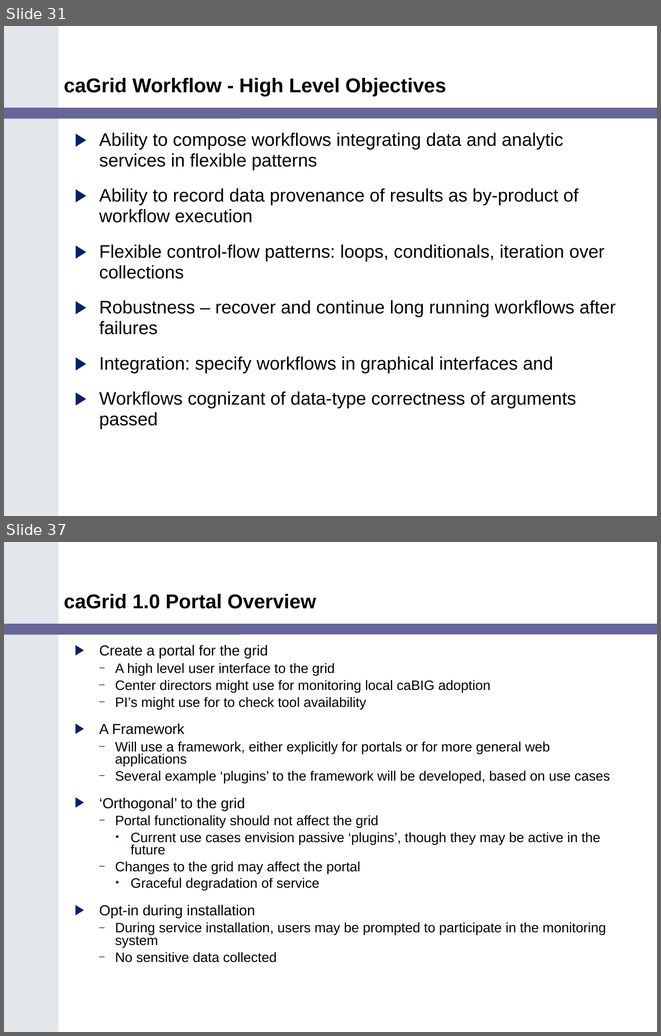
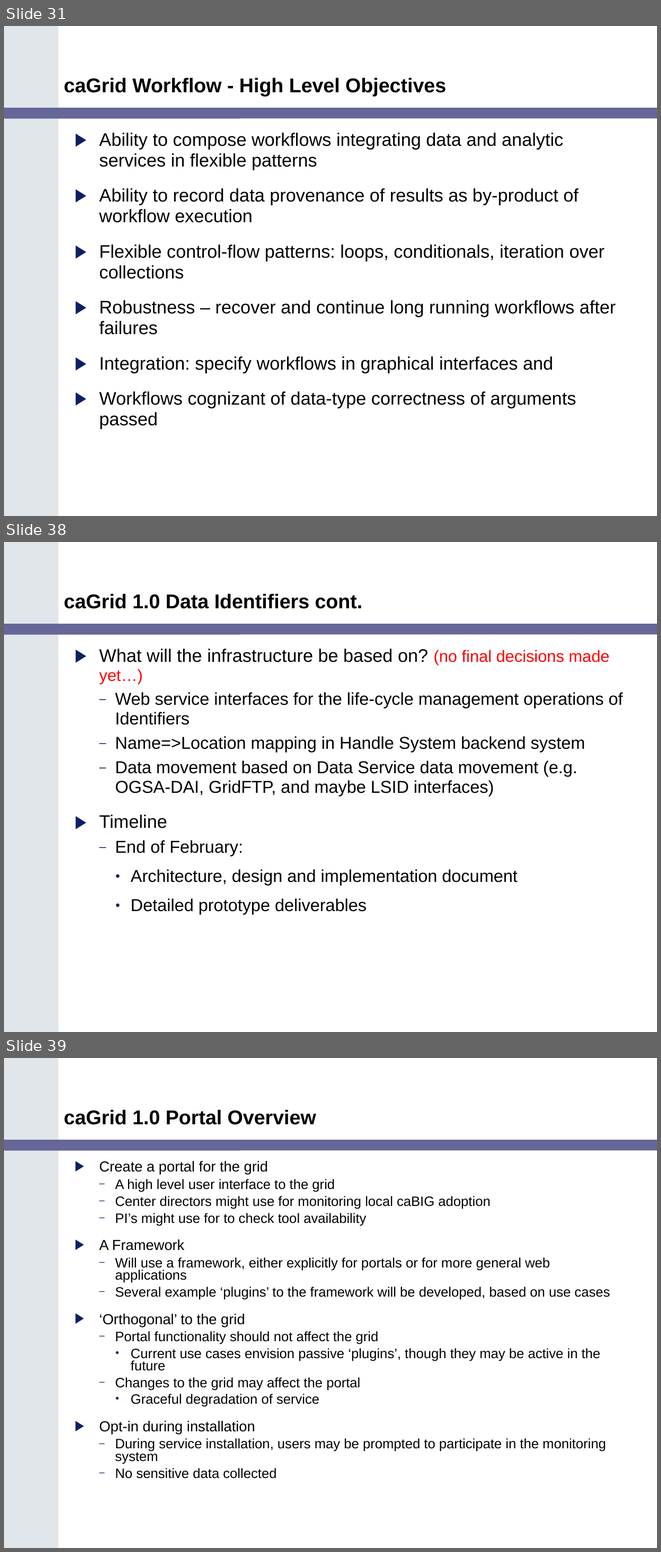
Before and after one commit to NCIP/cagrid-docs, a slide deck: presentations/200602_VCDE_ARCH/caGrid_Update_Arch_VCDE_Feb1.ppt. Shown one above the other, each under a label of ours: slides 31 and 37 before the commit, slides 31, 38 and 39 after it; the slides between them are not shown. The pictures are 661x1036 and 661x1552 pixels, drawn with LibreOffice and Linux fonts; fonts in the diff are those of the drawing; background and template pictures are left out. Boxes give left, top, right and bottom in pixels: in the first picture for what was removed or moved away, otherwise in the second. Text is boxed around its words. In the diff, an @@ line names an element or a change of style, - is before the commit and + after.

```diff
--- a/presentations/200602_VCDE_ARCH/caGrid_Update_Arch_VCDE_Feb1.ppt
+++ b/presentations/200602_VCDE_ARCH/caGrid_Update_Arch_VCDE_Feb1.ppt
@@ slide 38 added at (4, 542, 657, 1032), background #FFFFFF; not listed: 2 template elements that a slide beside it also shows @@
@@ title added at (64, 593, 363, 609), 22 pt, text #000000, bold @@
+caGrid 1.0 Data Identifiers cont.
@@ text added at (99, 649, 623, 914), 19 pt, text #000000 @@
+▶ What will the infrastructure be based on? (no final decisions made yet…)
+  – Web service interfaces for the life-cycle management operations of Identifiers
+  – Name=>Location mapping in Handle System backend system
+  – Data movement based on Data Service data movement (e.g. OGSA-DAI, GridFTP, and maybe LSID interfaces)
+▶ Timeline
+  – End of February:
+    • Architecture, design and implementation document
+    • Detailed prototype deliverables
@@ what was slide 37 is now slide 39 @@
```
Also in this commit, not shown: 7 slides changed, 2 other slides added, 1 slide removed.
